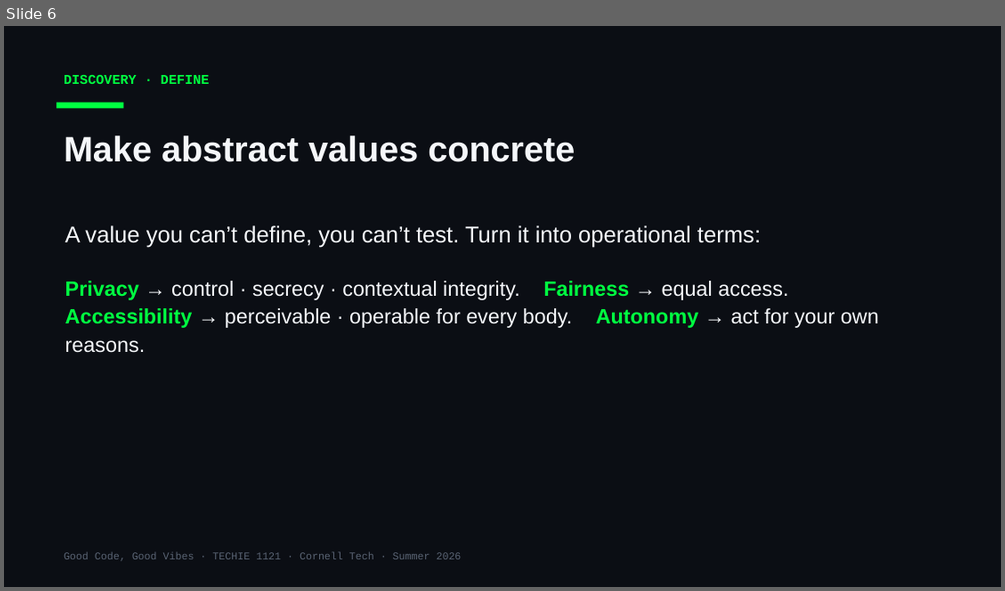
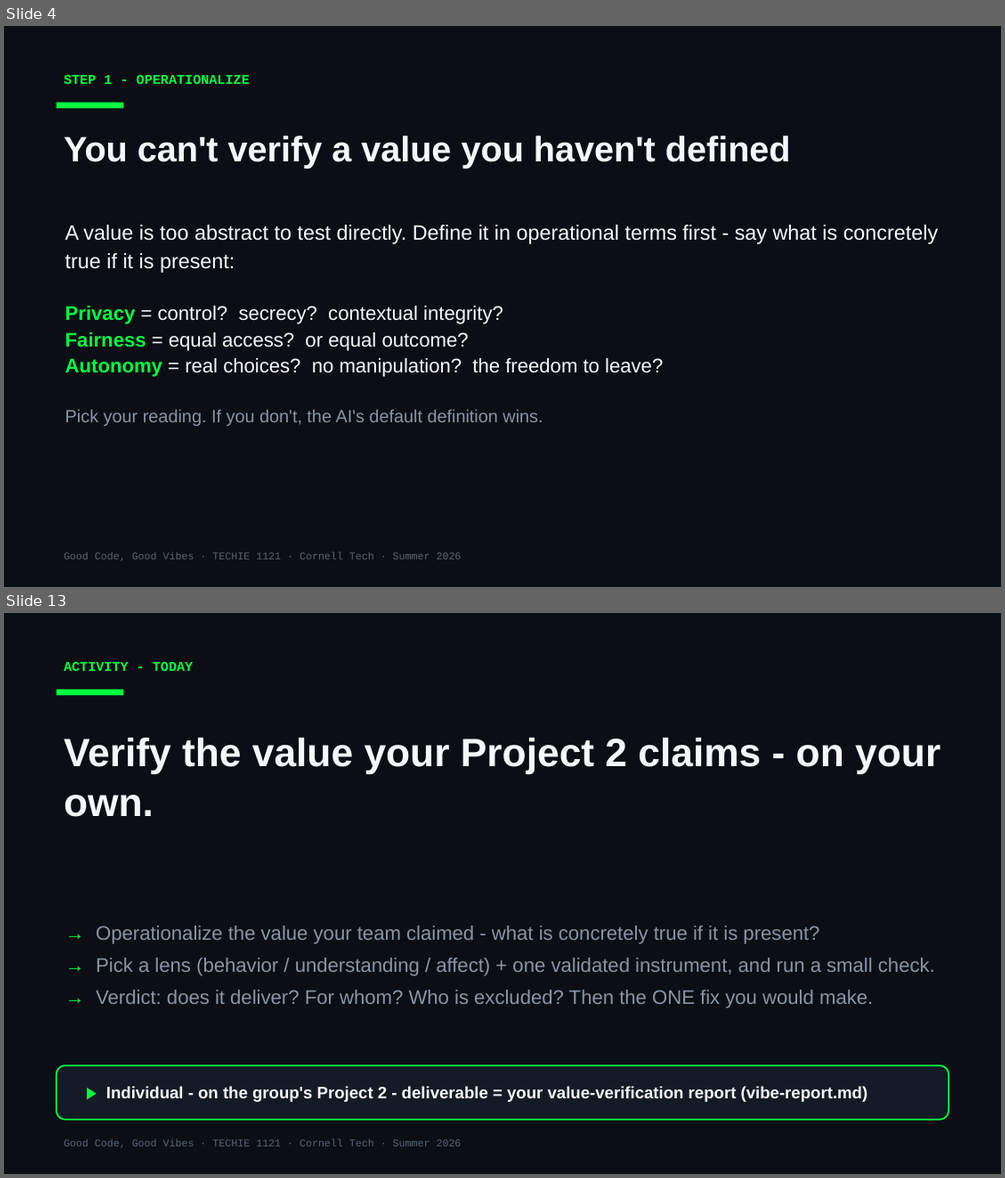
Before and after one commit to Cornell-Tech-Vibe-Coding-Summer-2026/website, a slide deck: slides/Week3-Tue-User-Testing-II.pptx. Shown one above the other, each under a label of ours: slide 6 before the commit, slides 4 and 13 after it; the slides between them are not shown. The pictures are 1005x591 and 1005x1178 pixels, drawn with LibreOffice and Linux fonts; fonts in the diff are those of the drawing. Boxes give left, top, right and bottom in pixels: in the first picture for what was removed or moved away, otherwise in the second. Text is boxed around its words. In the diff, an @@ line names an element or a change of style, - is before the commit and + after.

```diff
--- a/slides/Week3-Tue-User-Testing-II.pptx
+++ b/slides/Week3-Tue-User-Testing-II.pptx
@@ slide 13 added at (4, 613, 1001, 1174), background #0B0E14 @@
@@ text added at (64, 662, 193, 671), 13 pt, text #00FF41, bold @@
+ACTIVITY - TODAY
@@ rectangle added at (57, 690, 123, 695), fill #00FF41 @@
@@ text added at (64, 738, 940, 817), 38 pt, text #F5F7FA, bold @@
+Verify the value your Project 2 claims - on your own.
@@ text added at (96, 925, 935, 1008), 19 pt, text #8A94A6 @@
+→ Operationalize the value your team claimed - what is concretely true if it is present?
+→ Pick a lens (behavior / understanding / affect) + one validated instrument, and run a small check.
+→ Verdict: does it deliver? For whom? Who is excluded? Then the ONE fix you would make.
@@ rounded rectangle added at (57, 1065, 948, 1119), fill #151B26, outline #00FF41 1.5 pt @@
@@ text added at (106, 1086, 868, 1102), 16 pt, text #F5F7FA, bold @@
+▶ Individual - on the group's Project 2 - deliverable = your value-verification report (vibe-report.md)
@@ text added at (64, 1139, 461, 1148), 10 pt, text #5A6474 @@
+Good Code, Good Vibes · TECHIE 1121 · Cornell Tech · Summer 2026
@@ what was slide 6 is now slide 4 @@
@@ slide 4 changed as well @@
@@ text at (64, 75, 250, 84): text changed @@
-DISCOVERY · DEFINE
+STEP 1 - OPERATIONALIZE
@@ text at (64, 135, 791, 168): text changed @@
-Make abstract values concrete
+You can't verify a value you haven't defined
@@ text at (65, 224, 938, 426): text changed; size 20 to 19 pt @@
-A value you can’t define, you can’t test. Turn it into operational terms:
-Privacy → control · secrecy · contextual integrity. Fairness → equal access.
-Accessibility → perceivable · operable for every body. Autonomy → act for your own reasons.
+A value is too abstract to test directly. Define it in operational terms first - say what is concretely true if it is present:
+Privacy = control? secrecy? contextual integrity?
+Fairness = equal access? or equal outcome?
+Autonomy = real choices? no manipulation? the freedom to leave?
+Pick your reading. If you don't, the AI's default definition wins.
```
Also in this commit, not shown: 5 other slides changed, 7 other slides added, 10 slides removed, 4 other files.
